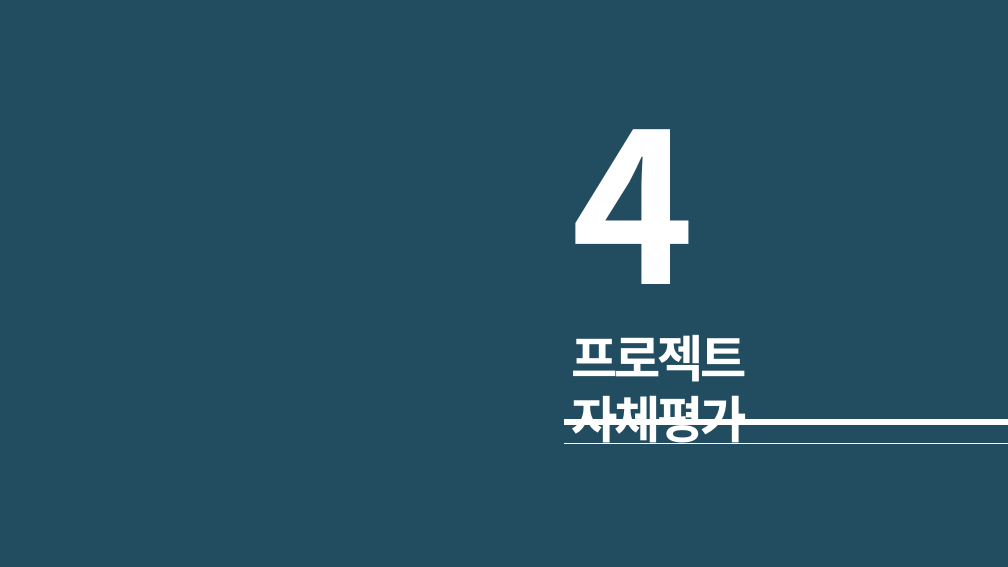
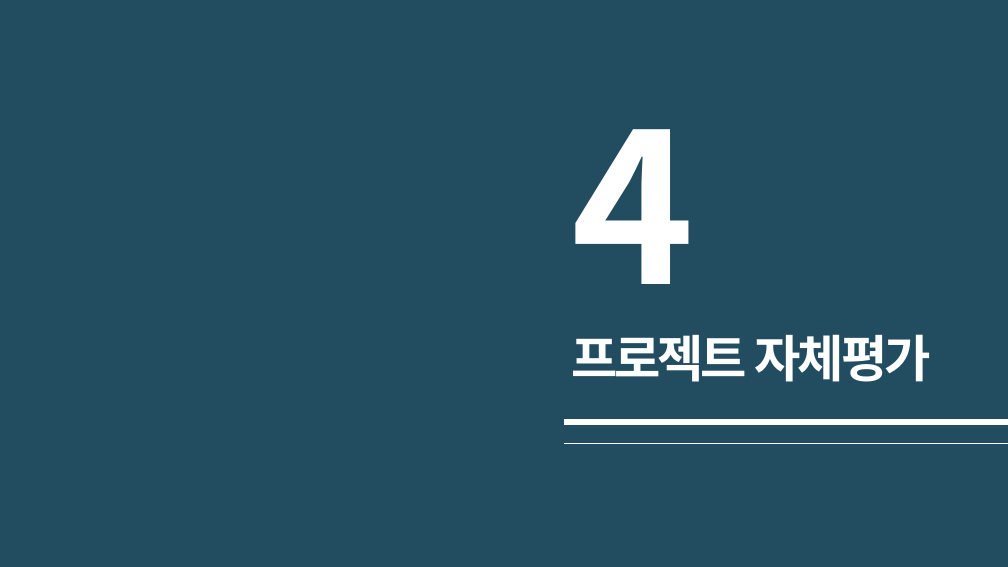
Before and after one commit to JeongYoonBaek/A11_BCS, a slide deck: slide 14 of 최종PPT/(C언어)A11_4조_BCS 최종발표.pptx. Drawn at 1008x567 pixels with LibreOffice and Linux fonts; fonts in the diff are those of the drawing. Boxes give left, top, right and bottom in pixels: in the first picture for what was removed or moved away, otherwise in the second. Text is boxed around its words. In the diff, an @@ line names an element or a change of style, - is before the commit and + after.

```diff
--- a/최종PPT/(C언어)A11_4조_BCS 최종발표.pptx
+++ b/최종PPT/(C언어)A11_4조_BCS 최종발표.pptx
@@ text "프로젝트 자체평가" rewrapped from [571, 335, 747, 444] to [571, 334, 931, 382] @@
```
Also in this commit, not shown: 13 other slides changed.
